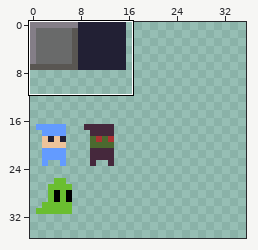
Pixel-art file, stored at assets/tilesheet/tilesheet.ase. The first picture is a wide view before the edit; the outline marks the close-up.
Close-up. The starting point:
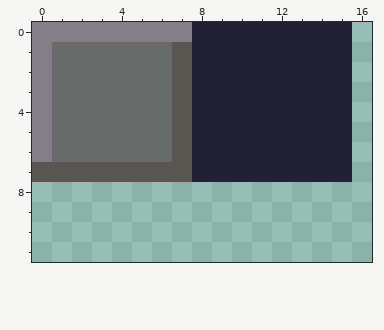
64x64 pixels, 1 frame. Shown: x 0..16, y 0..11. The wide view leaves out empty margins. The commit also changed other parts of the picture, which this record leaves out.
The result:
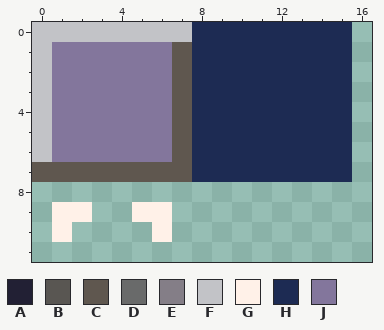
Palette (. is transparent): A #222034  B #595652  C #5f574f  D #696a6a  E #847e87  F #c2c3c7  G #fff1e8  H #1d2b53  J #83769c
Change:
Changed rows in their new state; - is an unchanged pixel.
first column x 0:
 0 FFFFFFFFHHHHHHHH
 1 FJJJJJJCHHHHHHHH
 2 FJJJJJJCHHHHHHHH
 3 FJJJJJJCHHHHHHHH
 4 FJJJJJJCHHHHHHHH
 5 FJJJJJJCHHHHHHHH
 6 FJJJJJJCHHHHHHHH
 7 CCCCCCCCHHHHHHHH
 9 -GG--GG---------
10 -G----G---------
